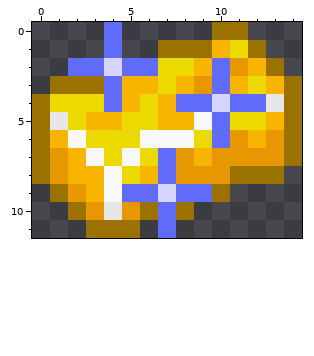
Edited in one commit: pixel-art sprite (Items/Orichalcon.png). Above: the version before the commit.
The file is 30x24 pixels, drawn in blocks of 2x2; one block is one cell here.
Once edited:
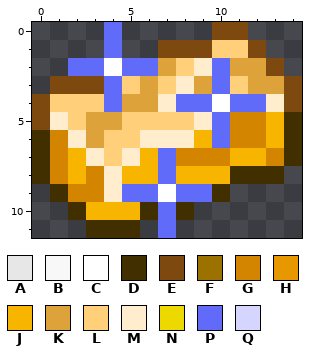
Palette (. is transparent): A #e7e7e7  B #f8f8f8  C #ffffff  D #412f00  E #7e490f  F #9b7100  G #d38500  H #e79800  J #f8b500  K #dda23a  L #ffcf79  M #ffedce  N #ecd900  P #606bf9  Q #d5d5ff
The exact change:
@@ x 0..14 @@
- 0 ....P.....FF...
- 1 ....P..FFFJNF..
- 2 ..PPQPPNNJPHJF.
- 3 .FFFPJJNJHPJNJF
- 4 FNNNPJNJPPQPPAF
- 5 FANJJNNJJBPNNJF
- 6 FJBNNNBBBNPHJHF
- 7 FHJBNBNPHJHHHHF
- 8 FHJJBNJPHHHFFF.
- 9 .FHJBPPQPPF....
-10 ..FHAHFPF......
-11 ...FFF.P.......
+ 0 ....P.....EE...
+ 1 ....P..EEELLE..
+ 2 ..PPCPPKLMPKKE.
+ 3 .EEEPLKLMKPLKKE
+ 4 ELLLPKKMPPCPPME
+ 5 EMLKKLLLLMPGGJD
+ 6 DGMKLLMMMJPGGJD
+ 7 DGJMLMJPGGGJJGD
+ 8 DGJGMJJPJJJDDD.
+ 9 .DGGMPPCPPD....
+10 ..DJJJDPD......
+11 ...DDD.P.......
